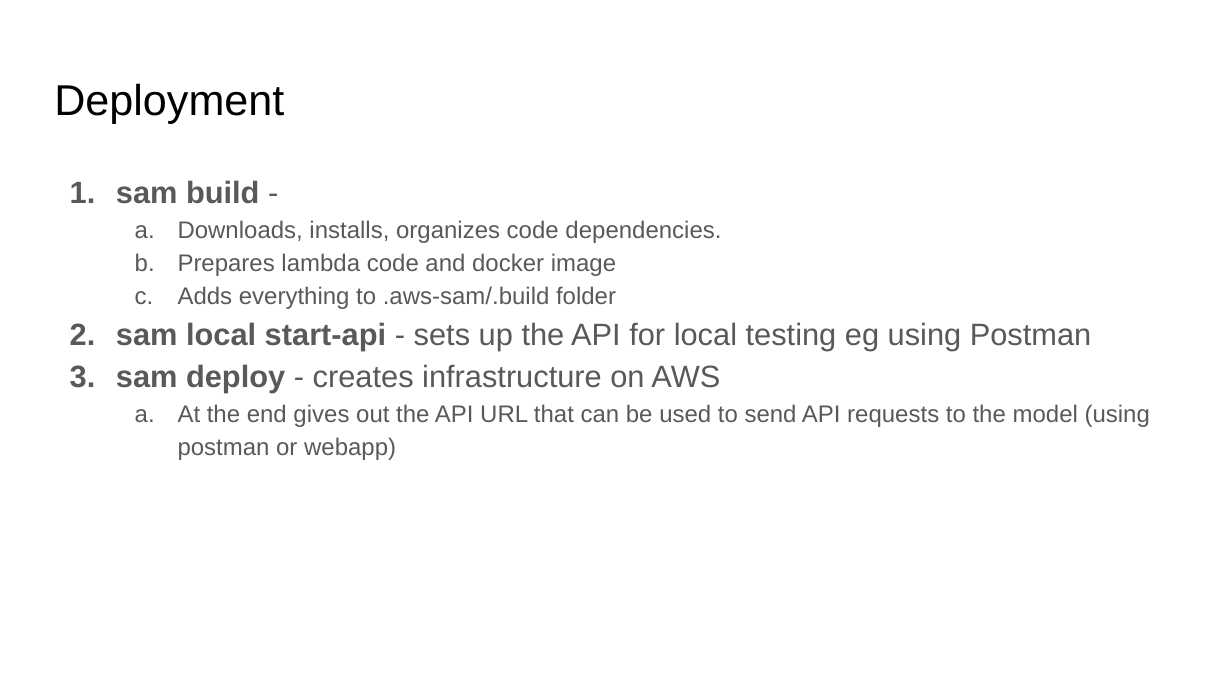
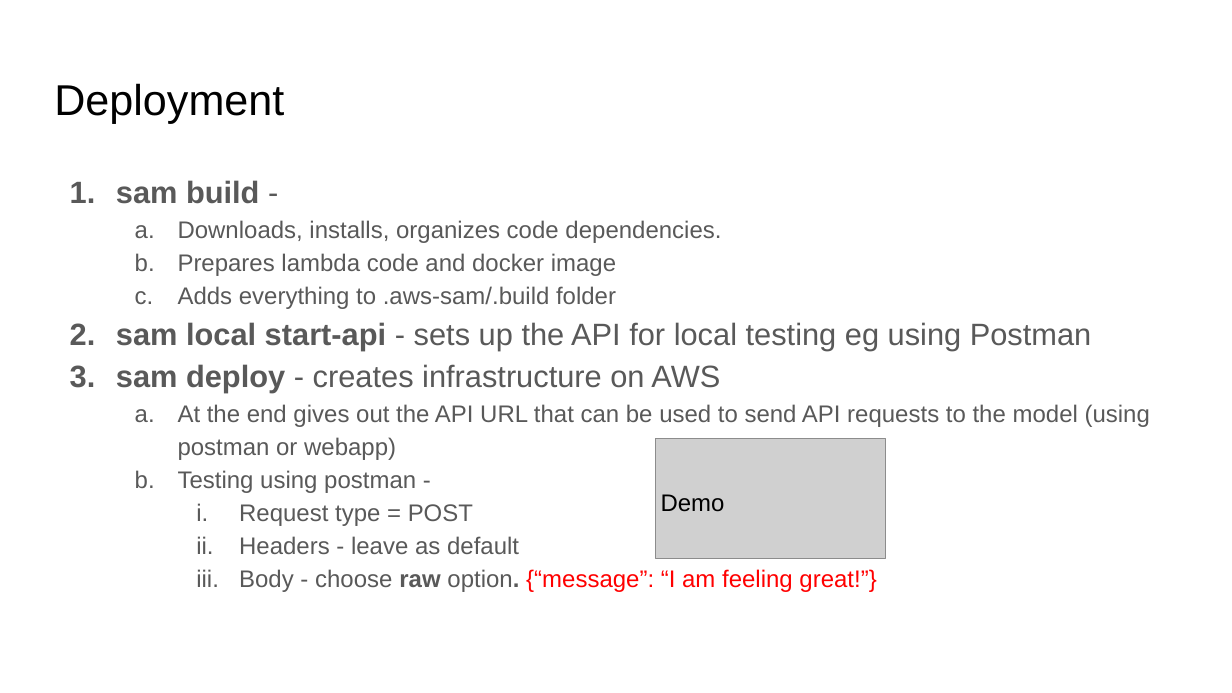
Before and after one commit to praveen-taneja/sentiment-analysis-lambda, a slide deck: slide 13 of docs/How to deploy an ML model with an API on AWS Lamba.pptx (slide 12 before the commit). Drawn at 1232x693 pixels with LibreOffice and Linux fonts; fonts in the diff are those of the drawing; grey boxes stand for pictures. Boxes give left, top, right and bottom in pixels: in the first picture for what was removed or moved away, otherwise in the second. Text is boxed around its words. In the diff, an @@ line names an element or a change of style, - is before the commit and + after.

```diff
--- a/docs/How to deploy an ML model with an API on AWS Lamba.pptx
+++ b/docs/How to deploy an ML model with an API on AWS Lamba.pptx
@@ picture added at box(655, 439, 886, 558) @@
@@ text at box(178, 470, 876, 592): paragraphs added @@
+  b. Testing using postman -
+    i. Request type = POST
+    ii. Headers - leave as default
+    iii. Body - choose raw option. {“message”: “I am feeling great!”}
@@ text added at box(661, 494, 725, 512), 14 pt, text #000000 @@
+Demo
```
Also in this commit, not shown: 9 other slides changed, 2 slides added, 18 slides removed.
